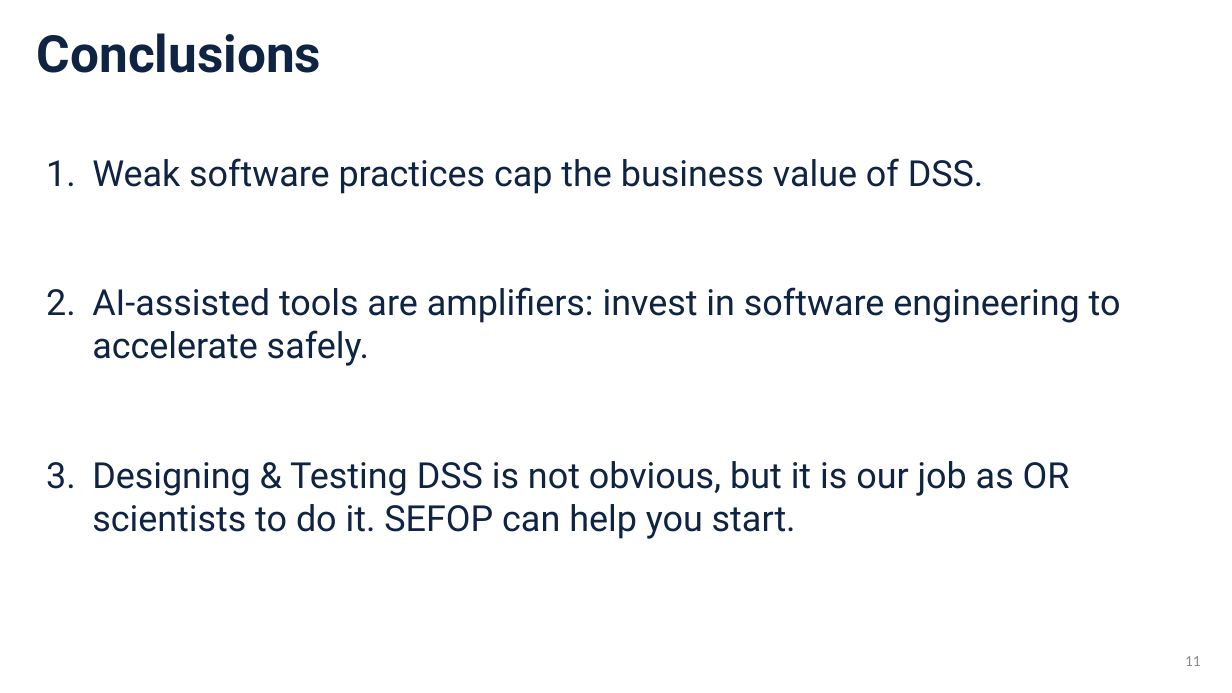
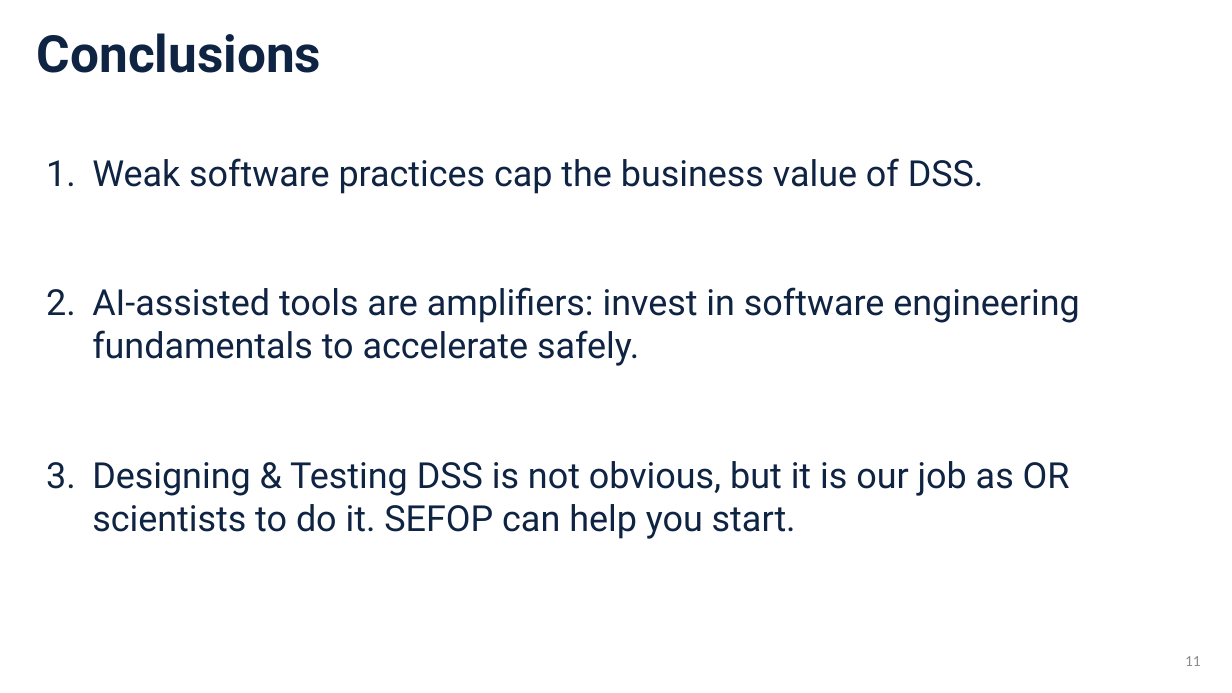
Before and after one commit to sefop/sefop-training-hub, a slide deck: slide 11 of workshops/2026-11-01-informs-annual-meeting/SEFOP Informs Annual Meeting 2026.pptx. Drawn at 1232x693 pixels with LibreOffice and Linux fonts; fonts in the diff are those of the drawing. Boxes give left, top, right and bottom in pixels: in the first picture for what was removed or moved away, otherwise in the second. Text is boxed around its words. In the diff, an @@ line names an element or a change of style, - is before the commit and + after.

```diff
--- a/workshops/2026-11-01-informs-annual-meeting/SEFOP Informs Annual Meeting 2026.pptx
+++ b/workshops/2026-11-01-informs-annual-meeting/SEFOP Informs Annual Meeting 2026.pptx
@@ text at <box>92,287,1079,366</box>: text changed @@
-2. AI-assisted tools are amplifiers: invest in software engineering to accelerate safely.
+2. AI-assisted tools are amplifiers: invest in software engineering fundamentals to accelerate safely.
```
Also in this commit, not shown: 3 other slides changed.
